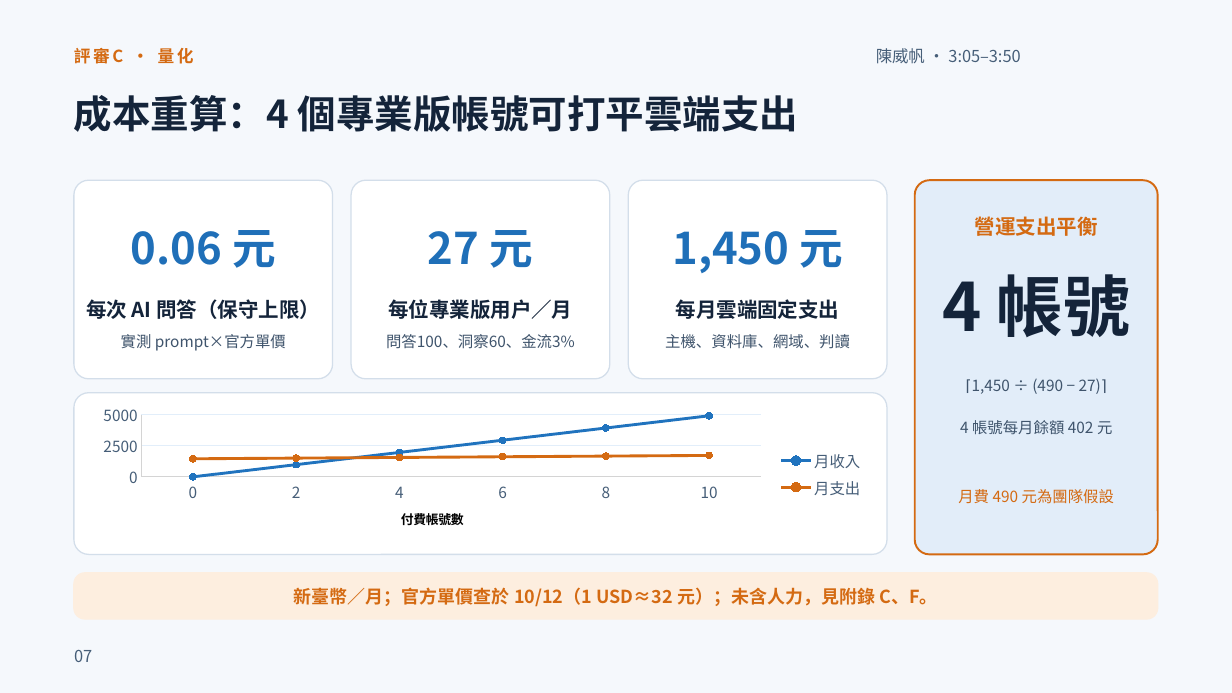
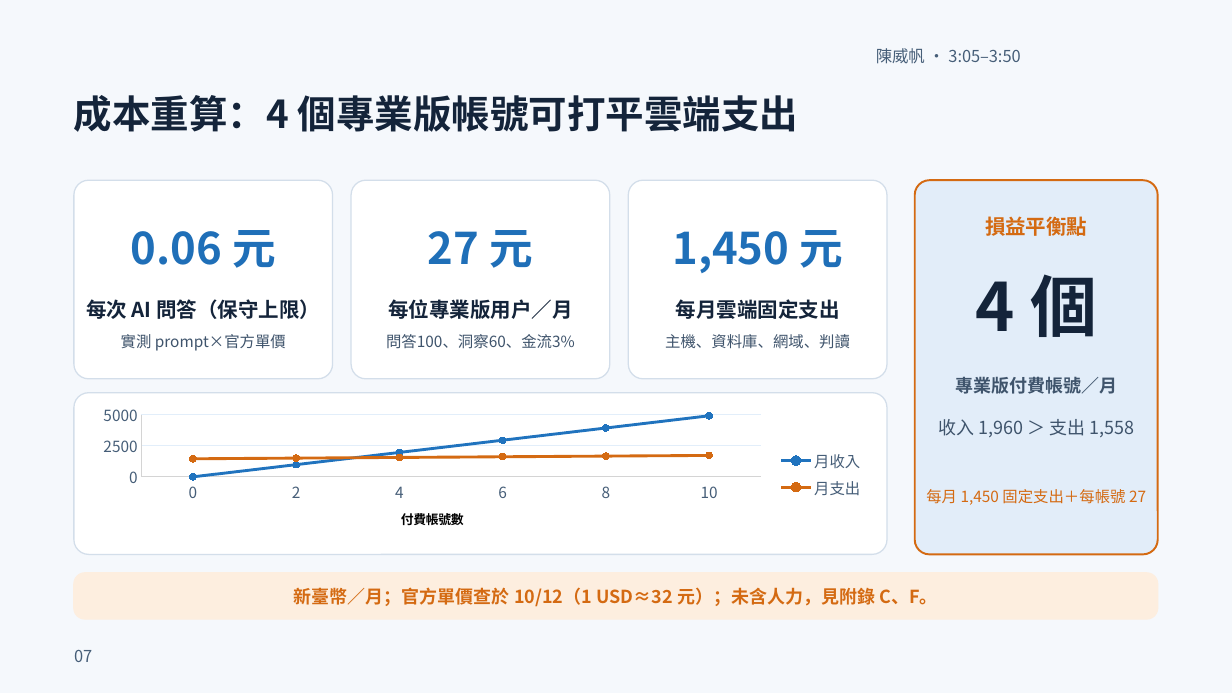
Before and after one commit to xujiaquan05/115405, a slide deck: slide 7 of output/ppt-review-20261011/final/MeBOD_複審簡報_第二輪修訂版.pptx. Drawn at 1232x693 pixels with LibreOffice and Linux fonts; fonts in the diff are those of the drawing. Boxes give left, top, right and bottom in pixels: in the first picture for what was removed or moved away, otherwise in the second. Text is boxed around its words. In the diff, an @@ line names an element or a change of style, - is before the commit and + after.

```diff
--- a/output/ppt-review-20261011/final/MeBOD_複審簡報_第二輪修訂版.pptx
+++ b/output/ppt-review-20261011/final/MeBOD_複審簡報_第二輪修訂版.pptx
@@ text removed at [74,48,194,64] @@
-評審C · 量化
@@ text at [985,216,1087,236]: text changed @@
-營運支出平衡
+損益平衡點
@@ text at [976,274,1097,337]: text changed @@
-4 帳號
+4 個
@@ text at [955,376,1117,394]: text changed; size 12 to 14 pt; bold on @@
-⌈1,450 ÷ (490 − 27)⌉
+專業版付費帳號／月
@@ text at [938,419,1134,437]: text changed; size 12 to 14 pt @@
-4 帳號每月餘額 402 元
+收入 1,960 ＞ 支出 1,558
@@ text at [926,489,1146,505]: text changed @@
-月費 490 元為團隊假設
+每月 1,450 固定支出＋每帳號 27
```
Also in this commit, not shown: 24 other slides changed, 5 other files.
